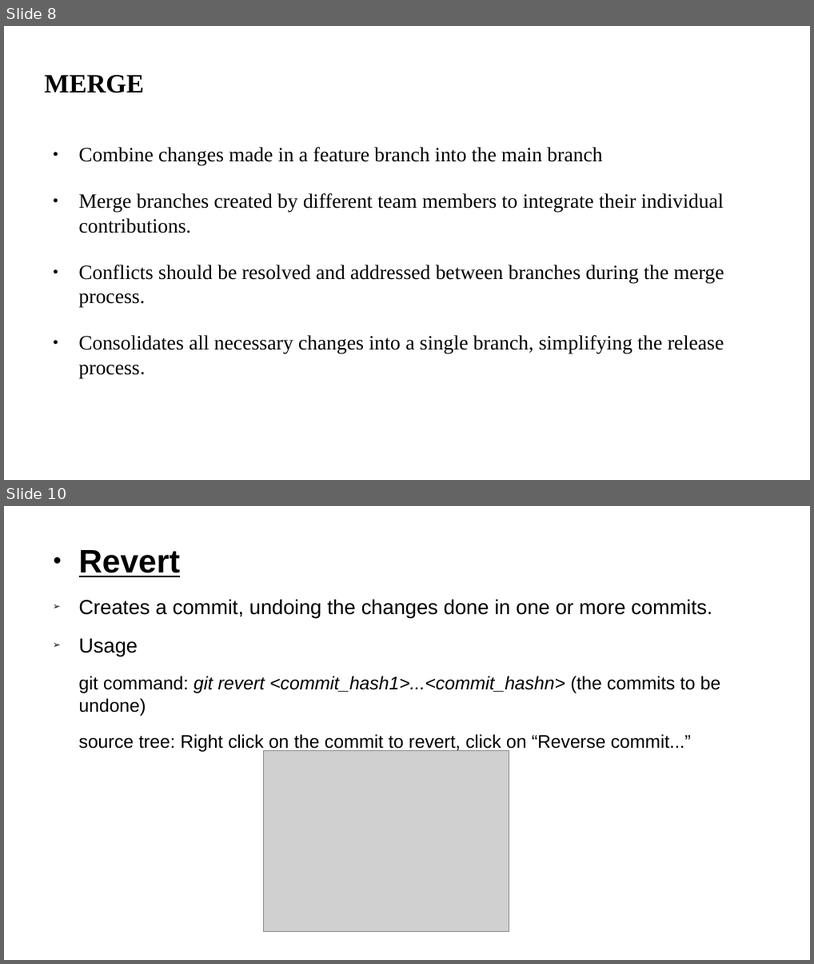
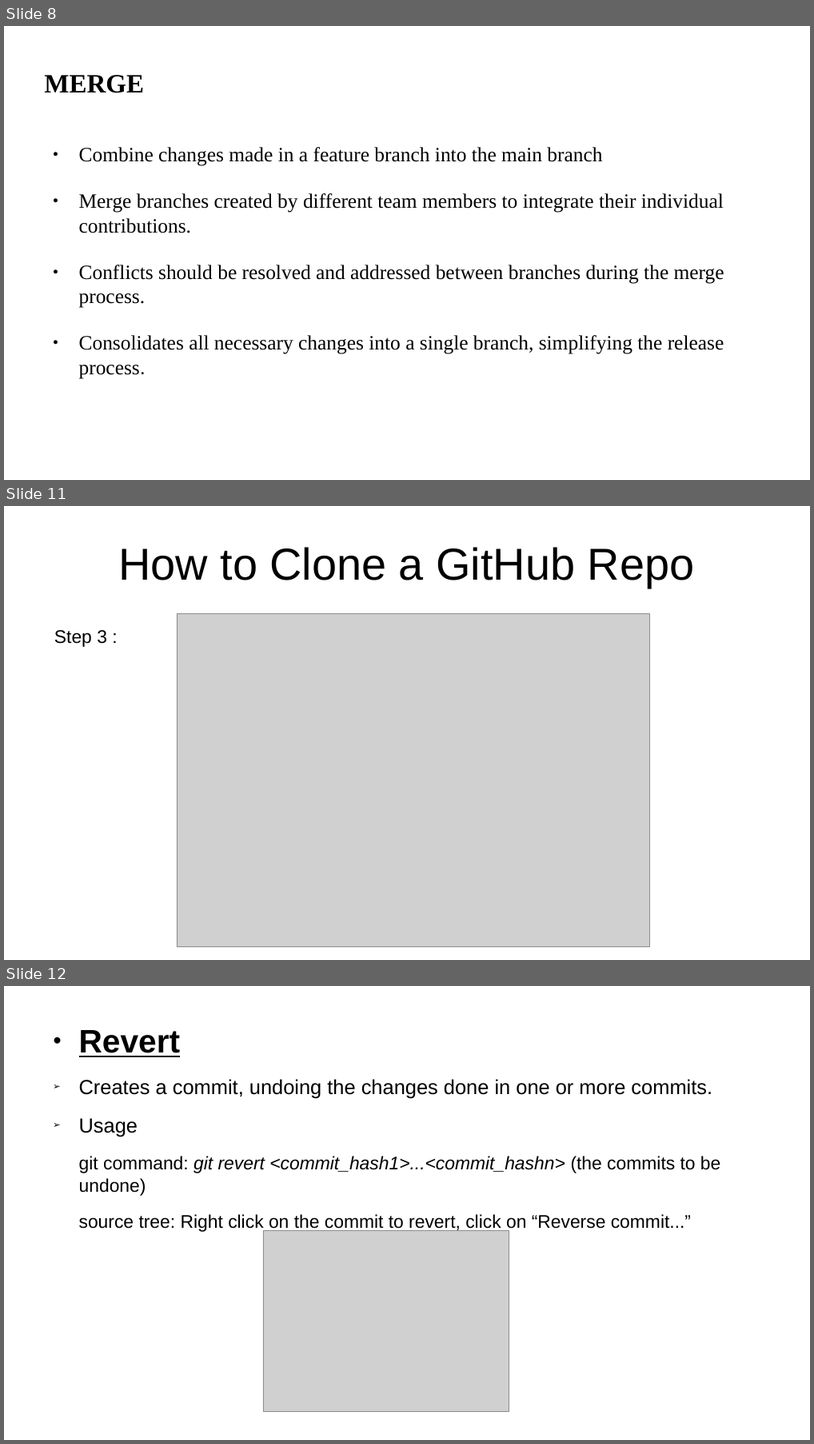
Before and after one commit to anubhavAnora/presentation, a slide deck: Presentation.odp. Shown one above the other, each under a label of ours: slides 8 and 10 before the commit, slides 8, 11 and 12 after it; the slides between them are not shown. The pictures are 814x964 and 814x1444 pixels, drawn with LibreOffice and Linux fonts; fonts in the diff are those of the drawing; grey boxes stand for pictures. Boxes give left, top, right and bottom in pixels: in the first picture for what was removed or moved away, otherwise in the second. Text is boxed around its words. In the diff, an @@ line names an element or a change of style, - is before the commit and + after.

```diff
--- a/Presentation.odp
+++ b/Presentation.odp
@@ slide 11 added at bbox=[4, 506, 810, 960], background #FFFFFF @@
@@ title added at bbox=[118, 547, 695, 588], 44 pt, text #000000 @@
+How to Clone a GitHub Repo
@@ picture added at bbox=[177, 613, 650, 947] @@
@@ text added at bbox=[54, 630, 107, 647], 18 pt, text #000000 @@
+Step 3 :
@@ what was slide 10 is now slide 12 @@
```
Also in this commit, not shown: 2 other slides added, 1 slide removed.
